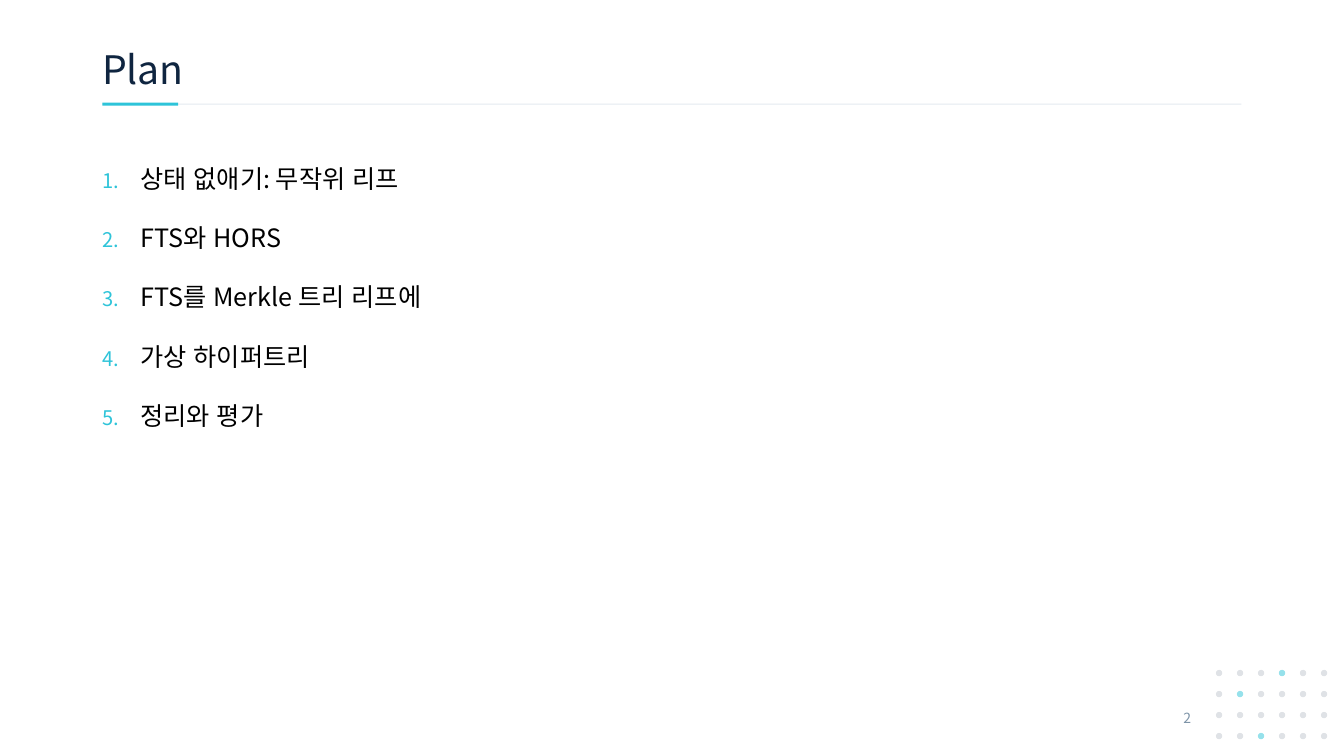
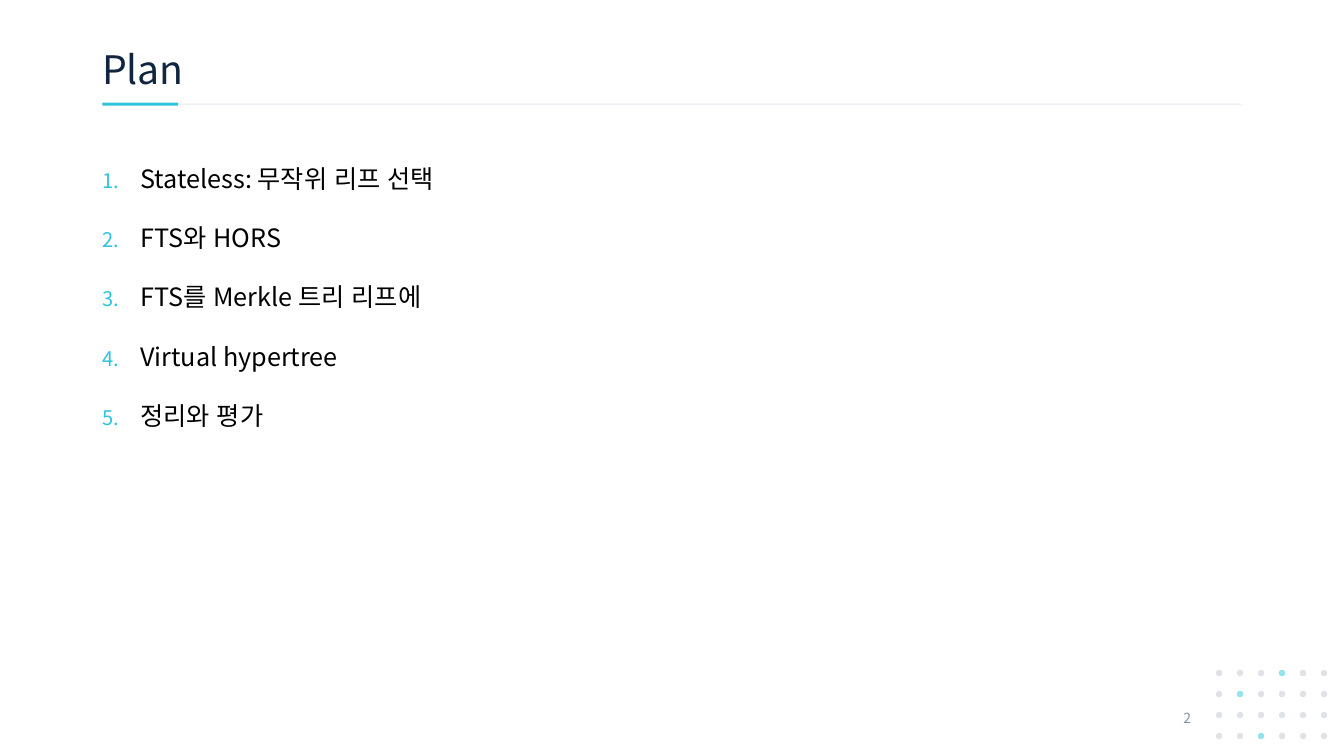
Before and after one commit to giyuubin/PQC, a slide deck: slide 2 of presentation/1007_18_SPHINCS-FTS-and-Virtual-Hypertree.pptx. Drawn at 1344x756 pixels with LibreOffice and Linux fonts; fonts in the diff are those of the drawing. Boxes give left, top, right and bottom in pixels: in the first picture for what was removed or moved away, otherwise in the second. Text is boxed around its words. In the diff, an @@ line names an element or a change of style, - is before the commit and + after.

```diff
--- a/presentation/1007_18_SPHINCS-FTS-and-Virtual-Hypertree.pptx
+++ b/presentation/1007_18_SPHINCS-FTS-and-Virtual-Hypertree.pptx
@@ text at <box>140,167,434,190</box>: text changed @@
-1. 상태 없애기: 무작위 리프
+1. Stateless: 무작위 리프 선택
@@ text at <box>140,346,338,372</box>: text changed @@
-4. 가상 하이퍼트리
+4. Virtual hypertree
```
Also in this commit, not shown: 21 other slides changed, 3 slides added, 8 slides removed.
